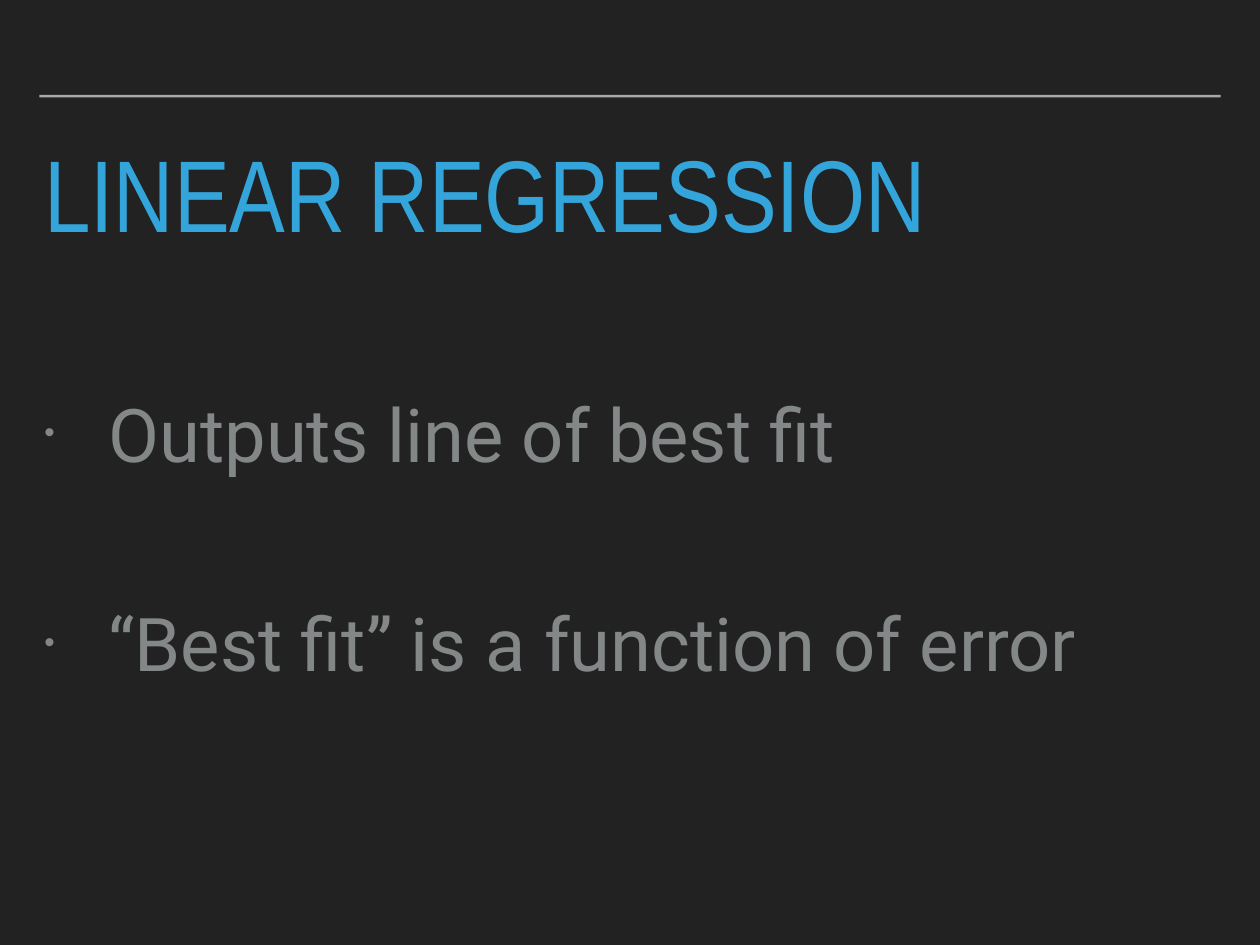
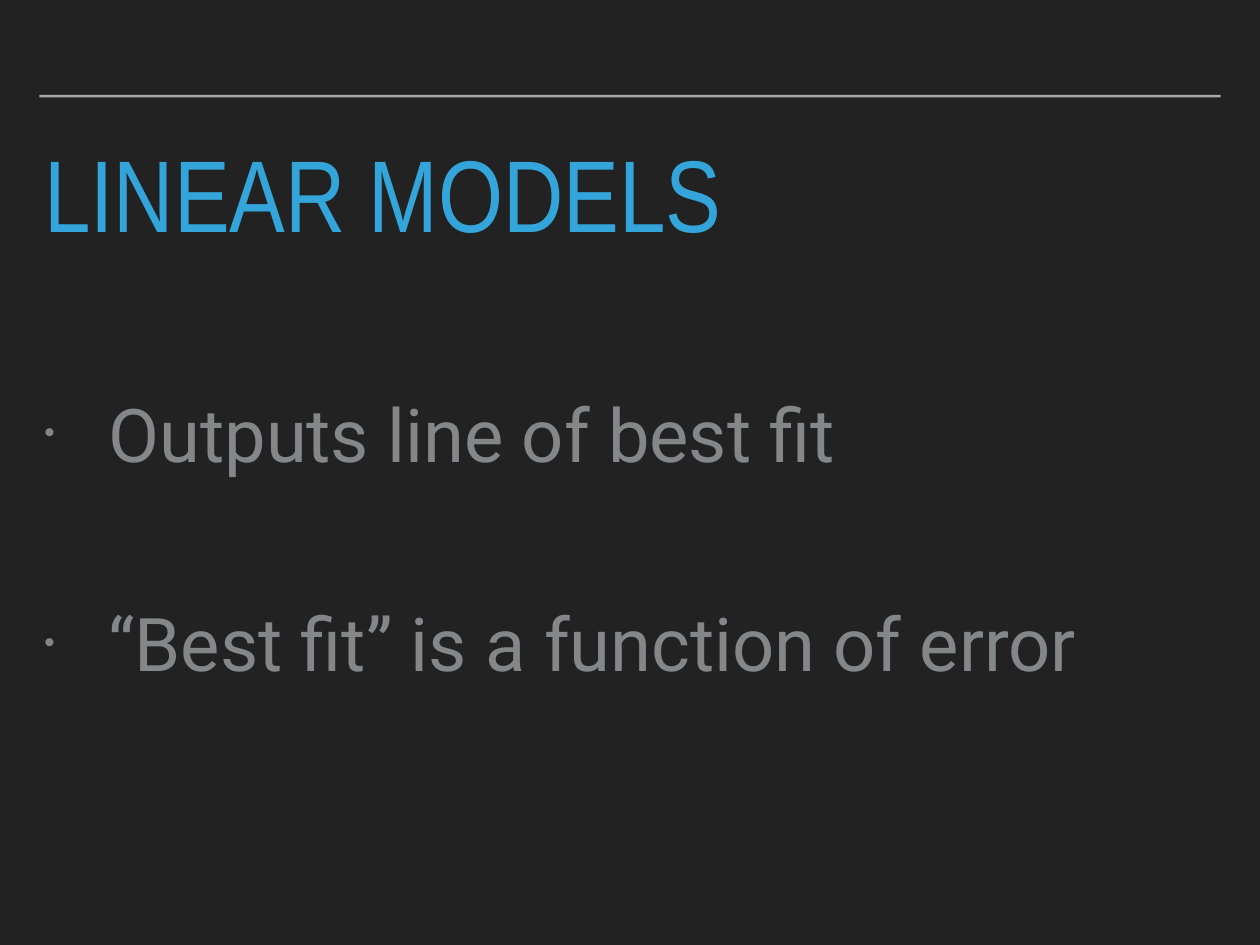
Before and after one commit to robcarrington/python-for-data-science, a slide deck: slide 6 of Session9/Session9_Slides.pptx (slide 21 before the commit). Drawn at 1260x945 pixels with LibreOffice and Linux fonts; fonts in the diff are those of the drawing. Boxes give left, top, right and bottom in pixels: in the first picture for what was removed or moved away, otherwise in the second. Text is boxed around its words. In the diff, an @@ line names an element or a change of style, - is before the commit and + after.

```diff
--- a/Session9/Session9_Slides.pptx
+++ b/Session9/Session9_Slides.pptx
@@ title at bbox=[44, 161, 722, 233]: text changed @@
-LINEAR REGRESSION
+LINEAR MODELS
```
Also in this commit, not shown: 6 other slides changed, 10 slides added, 22 slides removed, 4 other files.
